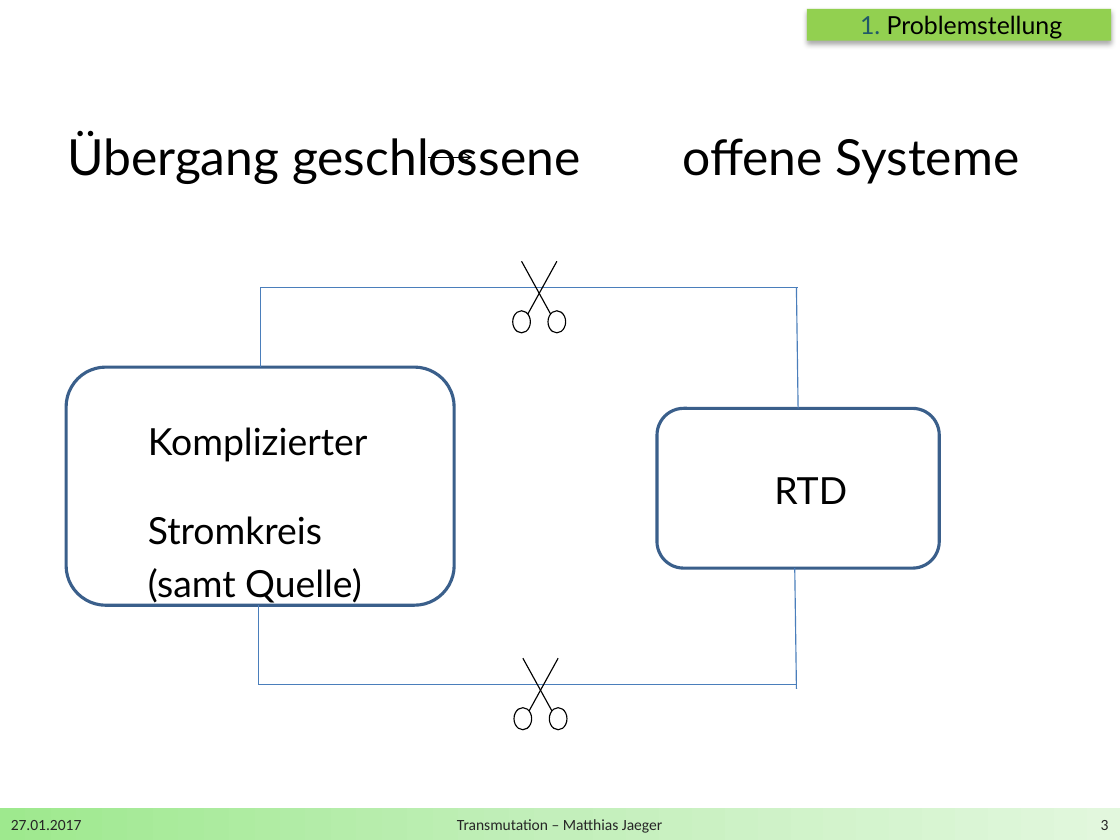
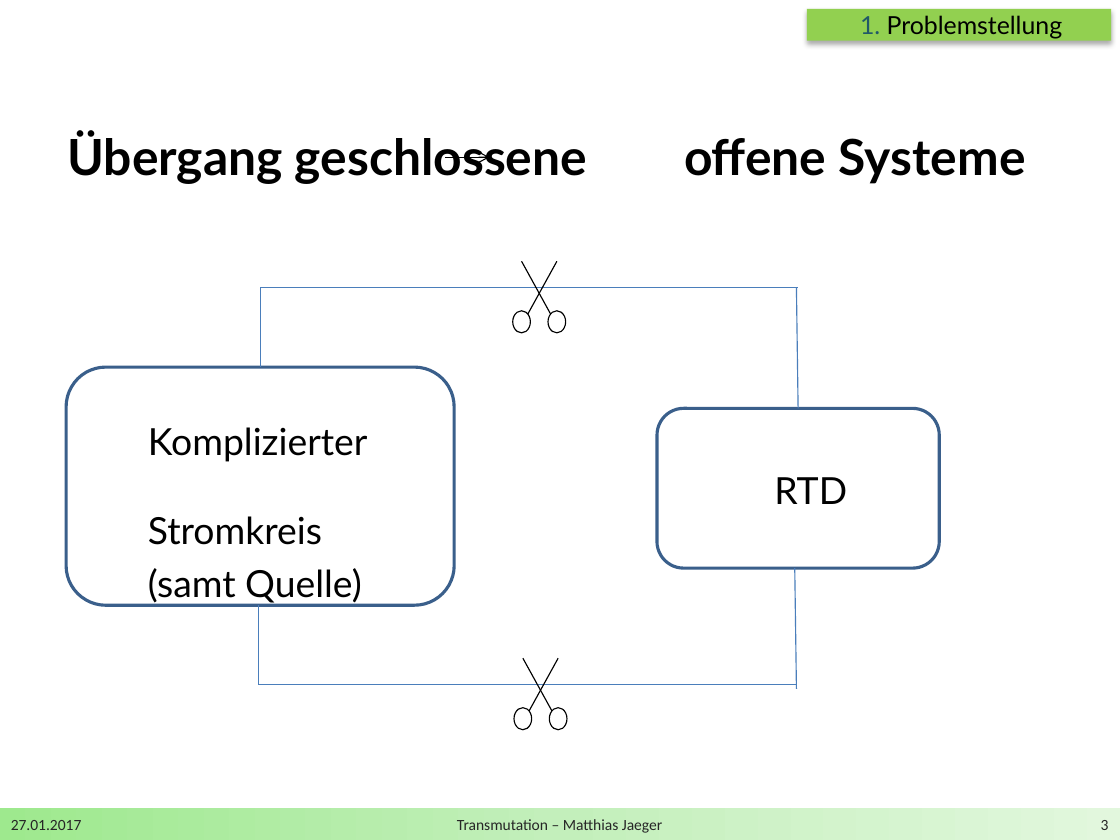
Before and after one commit to DerKleineGauss/Masterarbeit, a slide deck: slide 3 of Zwischenvortrag/Präsentation.pptx. Drawn at 1120x840 pixels with LibreOffice and Linux fonts; fonts in the diff are those of the drawing; background and template pictures are left out. Boxes give left, top, right and bottom in pixels: in the first picture for what was removed or moved away, otherwise in the second. Text is boxed around its words. In the diff, an @@ line names an element or a change of style, - is before the commit and + after.

```diff
--- a/Zwischenvortrag/Präsentation.pptx
+++ b/Zwischenvortrag/Präsentation.pptx
@@ text "Übergang geschlossene offene Systeme" at [67, 132, 1026, 184]: bold on @@
@@ arrow moved from (428, 157) - (473, 157) to (446, 157) - (489, 157) @@
```
Also in this commit, not shown: 8 other slides changed, 5 slides added, 2 other files.
